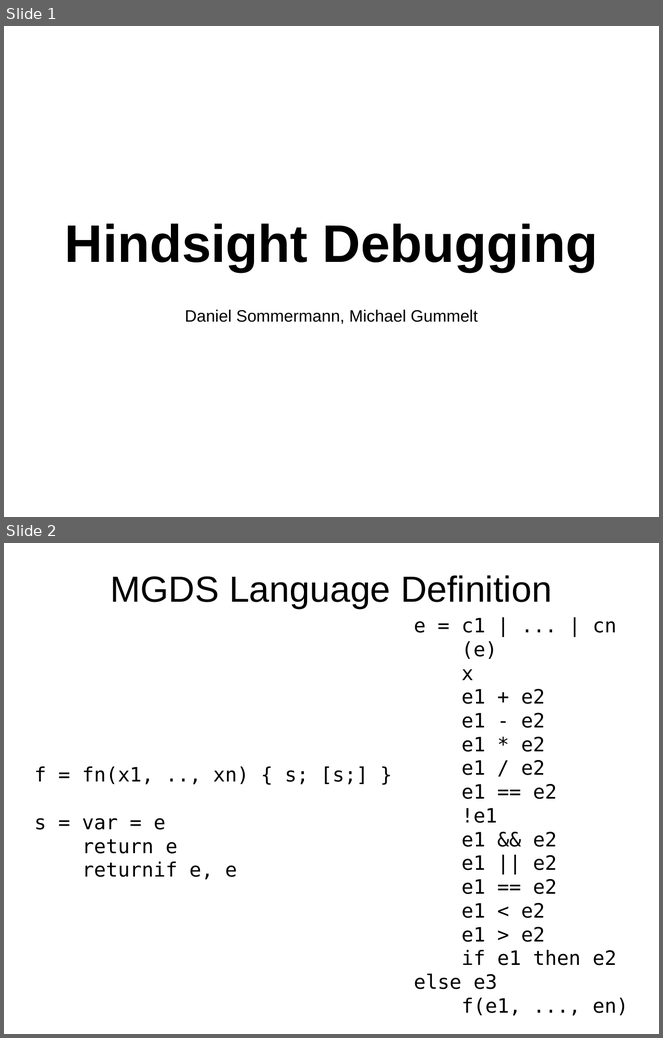
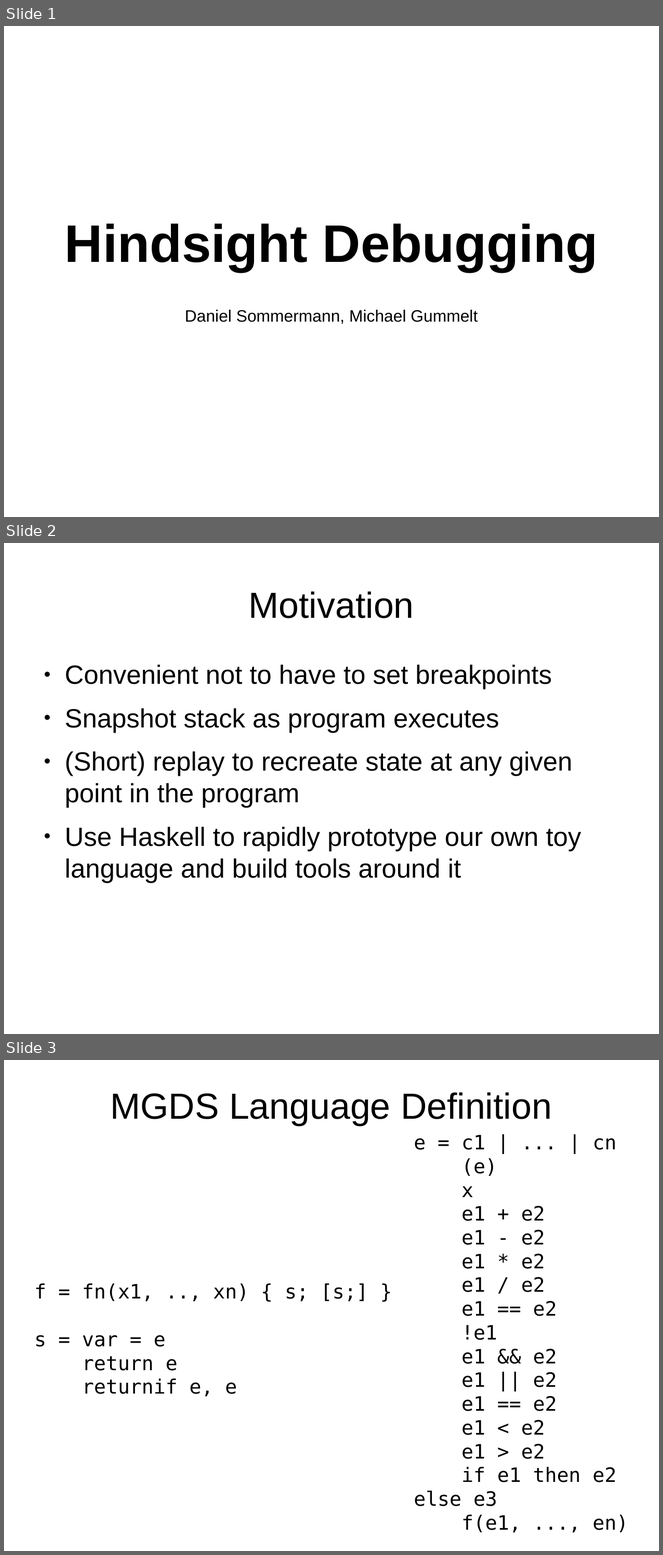
Before and after one commit to dcsommer/CS240H-Final-Project, a slide deck: demo.odp. Shown one above the other, each under a label of ours: slides 1 and 2 before the commit, slides 1, 2 and 3 after it. The pictures are 663x1038 and 663x1555 pixels, drawn with LibreOffice and Linux fonts; fonts in the diff are those of the drawing. Boxes give left, top, right and bottom in pixels: in the first picture for what was removed or moved away, otherwise in the second. Text is boxed around its words. In the diff, an @@ line names an element or a change of style, - is before the commit and + after.

```diff
--- a/demo.odp
+++ b/demo.odp
@@ slide 2 added at (x1=4, y1=543, x2=659, y2=1034), background #FFFFFF @@
@@ title added at (x1=249, y1=591, x2=414, y2=618), 44 pt, text #000000 @@
+Motivation
@@ text added at (x1=65, y1=665, x2=582, y2=883), 32 pt, text #000000 @@
+● Convenient not to have to set breakpoints
+● Snapshot stack as program executes
+● (Short) replay to recreate state at any given point in the program
+● Use Haskell to rapidly prototype our own toy language and build tools around it
@@ what was slide 2 is now slide 3 @@
```
Also in this commit, not shown: 1 slide changed, 4 other slides added, 1 other file.
